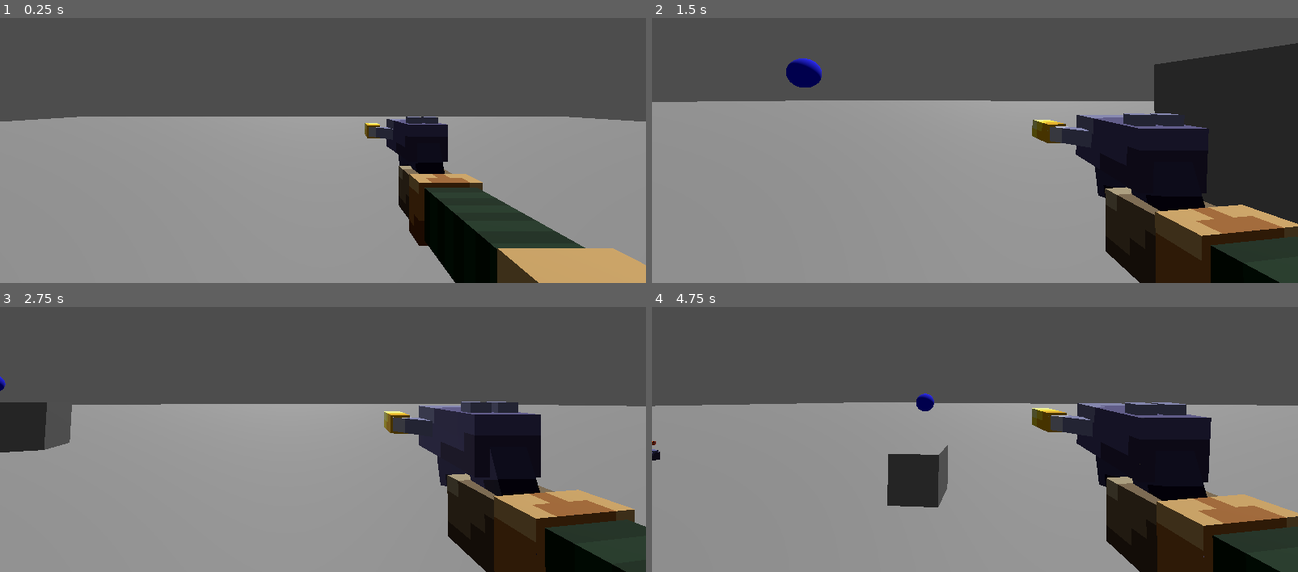
Above: before the commit, frames 1-4 (two rows, left to right).
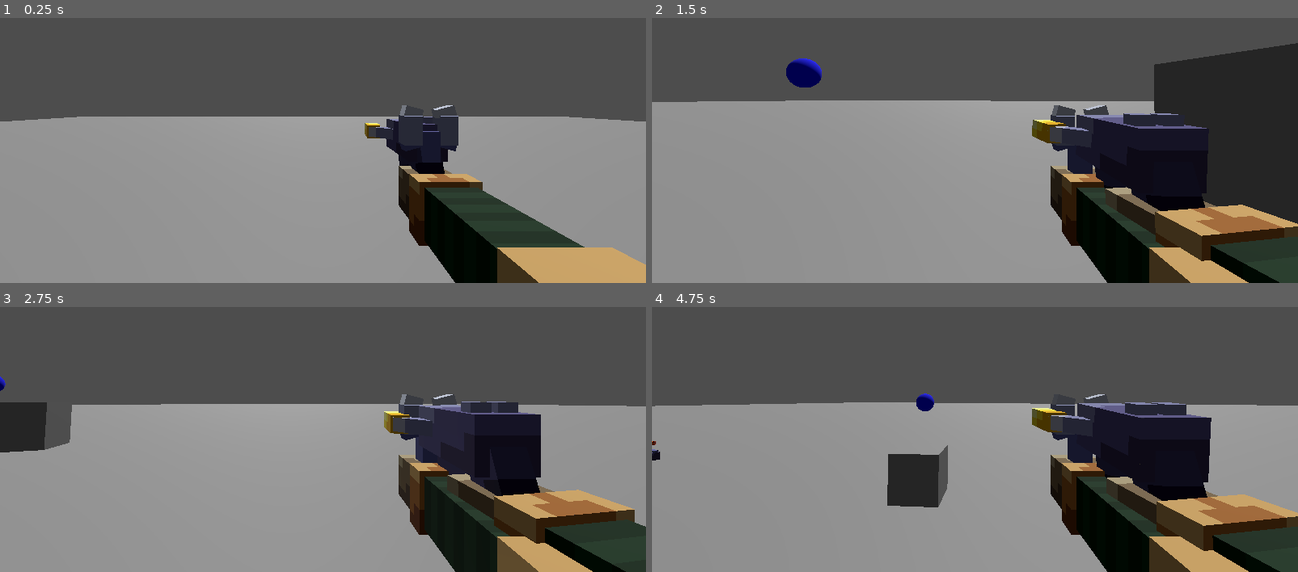
Above: after the commit, the same moments.

Repository: GuiguiSlide/projet_gamejam_2025_cesi
Game: Godot game, scene res://main.tscn
Same seed, same stepped clock (60 frames per second), same inputs: the game is played once before the commit and once after it.
Inputs (mouse positions are in pixels of both pictures, inside the frame that each line leads up to):
- Up to frame 1 (0.25 s): no input
- Up to frame 2 (1.5 s): move the mouse to (1007, 100) at 0.52 s; hold D (right) 0.53-1.28 s; tap W (foward) at 0.6 s; tap Space (jump) at 0.77 s; tap Enter at 1.25 s; move the mouse to (942, 102) at 1.27 s; hold S (backward) from 1.28 s (still down); click (942, 102) at 1.35 s
- Up to frame 3 (2.75 s): tap Space (jump) at 1.52 s; move the mouse to (335, 383) at 2.02 s; release S (backward) at 2.03 s; hold D (right) from 2.03 s (still down); tap W (foward) at 2.1 s
- Up to frame 4 (4.75 s): move the mouse to (968, 397) at 2.77 s; click (968, 397) at 2.85 s; tap Space (jump) at 3.02, 3.77, 4.25, 4.52 s; move the mouse to (1020, 394) at 3.52 s; release D (right) at 3.53 s; hold A (left) from 3.53 s (still down); tap W (foward) at 3.6 s; move the mouse to (923, 386) at 4.27 s; click (923, 386) at 4.35 s

The runs differ from the first frame. In frame 1, 0.6% of the frame differs, in the area x 61-100%, y 32-100%; in frame 2, 5.2%, in the area x 61-93%, y 32-100%; in frame 3, 4.6%; in frame 4, 5.1%.

Commit message:
wrench

Diff:
--- a/player.tscn
+++ b/player.tscn
@@ -1,7 +1,8 @@
-[gd_scene load_steps=4 format=3 uid="uid://bf00jdwea0p30"]
+[gd_scene load_steps=5 format=3 uid="uid://bf00jdwea0p30"]
 
 [ext_resource type="PackedScene" uid="uid://b65070k2us0br" path="res://PLAYERGAMEJAM.gltf" id="1_4flbx"]
 [ext_resource type="Script" uid="uid://cg57kvgqlkpkc" path="res://player.gd" id="1_67vjv"]
+[ext_resource type="PackedScene" uid="uid://cof24dj07dtko" path="res://playergamewrench.gltf" id="2_i3pqv"]
 
 [sub_resource type="CapsuleShape3D" id="CapsuleShape3D_ym83u"]
 
@@ -14,6 +15,9 @@
 [node name="arm" type="Node3D" parent="."]
 unique_name_in_owner = true
 
+[node name="blockbench_export" parent="arm" instance=ExtResource("2_i3pqv")]
+transform = Transform3D(-4.37114e-08, 0, -1, 0, 1, 0, 1, 0, -4.37114e-08, 0.302, -0.328, 0.067)
+
 [node name="pistol" parent="arm" instance=ExtResource("1_4flbx")]
 transform = Transform3D(-4.37114e-08, 0, -1, 0, 1, 0, 1, 0, -4.37114e-08, 0.30201, -0.328401, 0.0665103)
 
Not shown, added: playergamewrench.gltf
Not shown, added: playergamewrench.gltf.import
Binary file added: playergamewrench_0.png
Not shown, added: playergamewrench_0.png.import
Binary file added: playergamewrench_1.png
Not shown, added: playergamewrench_1.png.import
